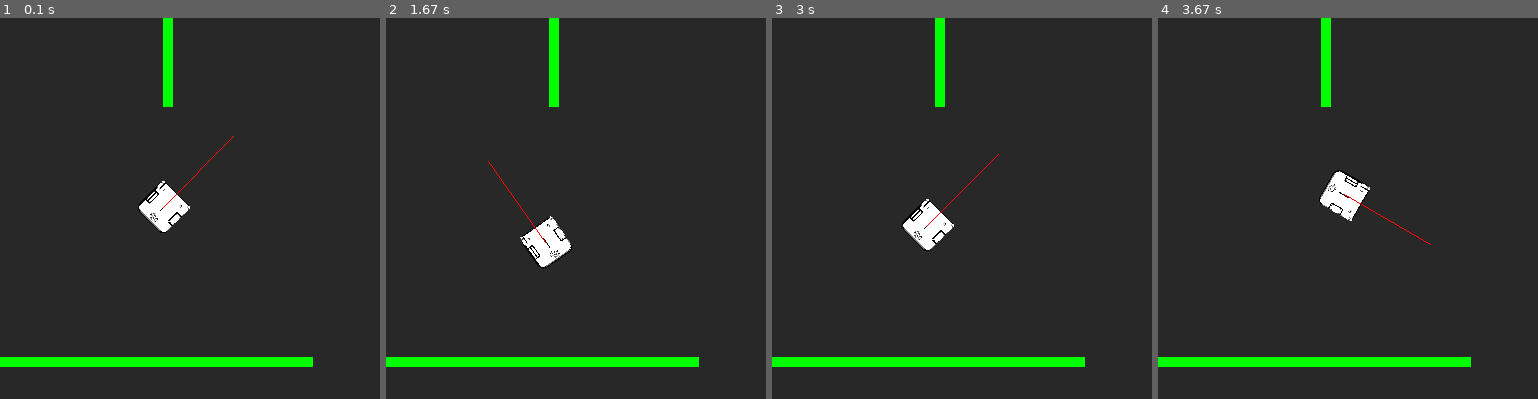
Above: before the commit, frames 1-4 (left to right).
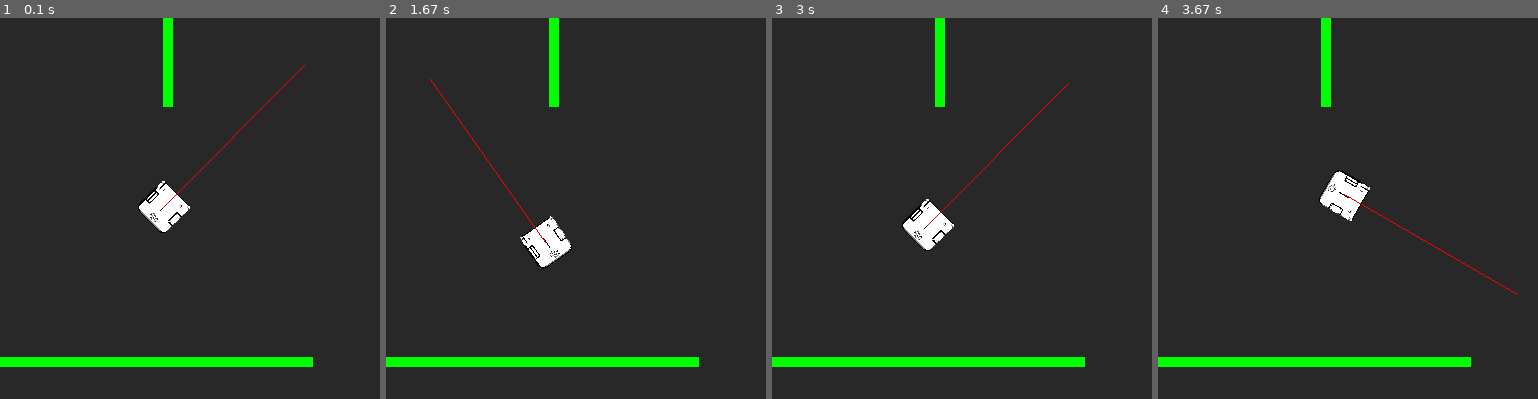
Above: after the commit, the same moments.

Repository: miloshunter/particle_filter_robot_localisation
Game: pygame game, started from main.py
Two runs of this game, one before a commit and one after it. Both use one fixed random seed, a clock stepped at 60 frames per second and the inputs below.
Inputs:
- Up to frame 1 (0.1 s): no input
- Up to frame 2 (1.67 s): hold Right 0.33-0.8 s; hold Up 0.83-1.13 s; hold Right 1.17-1.63 s
- Up to frame 3 (3 s): hold Left 1.67-2.2 s; hold Down 2.23-2.53 s; hold Left 2.57-2.97 s
- Up to frame 4 (3.67 s): hold Up 3-3.37 s; hold Right from 3.4 s (still down)
The pictures show only the part of the screen within x 4-54%, y 1-51%; the shares and areas given below are measured in that part.

The runs differ from the first frame. In frame 1, 0.1% of the frame differs, in the area x 52-81%, y 12-41%; in frame 2, less than 0.1%; in frame 3, less than 0.1%; in frame 4, less than 0.1%.

Commit message:
Merenje robota radi kako treba.
Treba dodati partikle...

Diff:
--- a/Laser.py
+++ b/Laser.py
@@ -17,6 +17,7 @@
         self.simulacija = robot.simulacija
         self.image = ATOM_IMG
         self.rect = self.image.get_rect()
+        self.merenje_lasera = parametri.DOMET_LASERA
 
     def update(self):
         def rotate(x, y, xo, yo, theta):  # rotate x,y around xo,yo by theta (rad)
@@ -28,7 +29,7 @@
         pozicija1 = copy.deepcopy(self.robot.pos)
 
         pozicija2 = copy.deepcopy(self.robot.pos)
-        pozicija2 += (razdaljina_od_centra*10, 0)
+        pozicija2 += (parametri.DOMET_LASERA, 0)
         pozicija2[0], pozicija2[1] = rotate(pozicija2[0], pozicija2[1],
                                             self.robot.rect.center[0],
                                             self.robot.rect.center[1],
@@ -44,22 +45,50 @@
         ATOM_IMG = pg.Surface((parametri.SIRINA, parametri.VISINA), pg.SRCALPHA)
         self.image = ATOM_IMG
 
-        bottomleft = self.simulacija.lavirint.zidovi[0].rect.bottomleft
-        bottomright = self.simulacija.lavirint.zidovi[0].rect.bottomright
-        topleft = self.simulacija.lavirint.zidovi[0].rect.topleft
-        topright = self.simulacija.lavirint.zidovi[0].rect.topright
+        preseci_sa_zidovima = []
 
-        intersection = self.measure_distance(pozicija1[0], pozicija1[1], pozicija2[0], pozicija2[1],
-                              bottomleft[0], bottomleft[1], bottomright[0], bottomright[1])
+        for zid in self.simulacija.lavirint.zidovi:
+            bottomleft = zid.rect.bottomleft
+            bottomright = zid.rect.bottomright
+            topleft = zid.rect.topleft
+            topright = zid.rect.topright
+
+            presek1 = self.measure_distance(pozicija1[0], pozicija1[1], pozicija2[0], pozicija2[1],
+                                            topleft[0], topleft[1], topright[0], topright[1])
+            if presek1:
+                preseci_sa_zidovima.append(presek1)
+            presek2 = self.measure_distance(pozicija1[0], pozicija1[1], pozicija2[0], pozicija2[1],
+                                            bottomleft[0], bottomleft[1], bottomright[0], bottomright[1])
+            if presek2:
+                preseci_sa_zidovima.append(presek2)
+            presek3 = self.measure_distance(pozicija1[0], pozicija1[1], pozicija2[0], pozicija2[1],
+                                            topleft[0], topleft[1], bottomleft[0], bottomleft[1])
+            if presek3:
+                preseci_sa_zidovima.append(presek3)
+            presek4 = self.measure_distance(pozicija1[0], pozicija1[1], pozicija2[0], pozicija2[1],
+                                            bottomright[0], bottomright[1], topright[0], topright[1])
+            if presek4:
+                preseci_sa_zidovima.append(presek4)
 
         crtaj_do = pozicija2
-        if intersection:
-            pg.draw.circle(self.image, parametri.BELA, (intersection[0],
-                                                          intersection[1]),
-                           3)
-            crtaj_do = intersection
+        razdaljina = 200
+
+        if any(preseci_sa_zidovima):
+            # Nalazenje najblize tacke preseka
+            new_list = [math.sqrt((self.robot.pos[0]-x[0])**2 + (self.robot.pos[1]-x[1])**2) for x in preseci_sa_zidovima]
+
+            mn, idx = min((new_list[i], i) for i in range(len(new_list)))
+
+            presek = preseci_sa_zidovima[idx]
+            razdaljina = mn
+            if presek:
+                pg.draw.circle(self.image, parametri.CRVENA, (presek[0],
+                                                              presek[1]),
+                               3)
+                crtaj_do = presek
 
         pg.draw.line(self.image, parametri.CRVENA, pozicija1, crtaj_do)
+        self.merenje_lasera = int(razdaljina)
 
 
 
--- a/Robot.py
+++ b/Robot.py
@@ -23,7 +23,7 @@
         self.rect.x = x
         self.rect.y = y
 
-        self.rot_speed = 5
+        self.rot_speed = 3
         self.vel = vec(0, 0)
         self.pos = vec(x, y)
         self.rot = 45
--- a/main.py
+++ b/main.py
@@ -6,6 +6,10 @@
 from parametri import *
 from Lavirint import Lavirint
 from Robot import Robot
+import threading
+
+
+
 
 
 class Simulacija:
@@ -19,11 +23,8 @@
     def nova_simulacija(self):
         self.svi_sprajtovi = pg.sprite.Group()
         self.lavirint_sprajtovi = pg.sprite.Group()
-
         self.lavirint = Lavirint(self)
-
         self.robot = Robot(self, 200, 200)
-
 
     def glavna_petlja(self):
         # Simulira dok se self.simuliraj ne postavi na False
@@ -34,8 +35,8 @@
             self.crtaj()
             self.azuriraj()
 
-
     def izadji(self):
+        self.tajmer_ispisa.cancel()
         pg.quit()
         sys.exit()
 
@@ -46,7 +47,6 @@
             if dogadjaj.type == pg.KEYDOWN:
                 if dogadjaj.key == pg.K_ESCAPE:
                     self.izadji()
-                # self.robot.get_keys()
 
     def azuriraj(self):
         self.svi_sprajtovi.update()
@@ -63,4 +63,19 @@
 
 simulacija = Simulacija()
 
+
+def printit():
+    tajmer_ispisa = threading.Timer(0.5, printit)
+    simulacija.tajmer_ispisa = tajmer_ispisa
+    tajmer_ispisa.setDaemon(False)
+    tajmer_ispisa.start()
+    print("Robot meri: " + str(simulacija.robot.laser.merenje_lasera))
+
+
+try:
+    printit()
+except (KeyboardInterrupt, SystemExit):
+    sys.exit()
+
+
 simulacija.glavna_petlja()
--- a/parametri.py
+++ b/parametri.py
@@ -19,3 +19,4 @@
 # Robot
 SIRINA_ROBOTA = 20
 DUZINA_ROBOTA = 20
+DOMET_LASERA = 200
